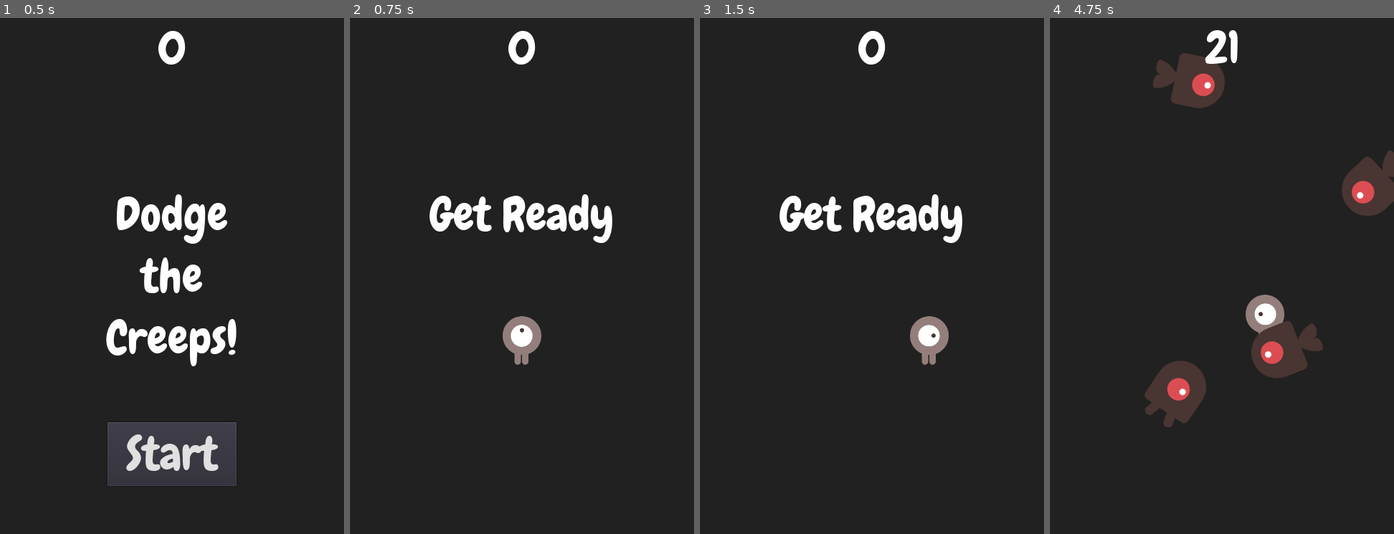
Above: before the commit, frames 1-4 (left to right).
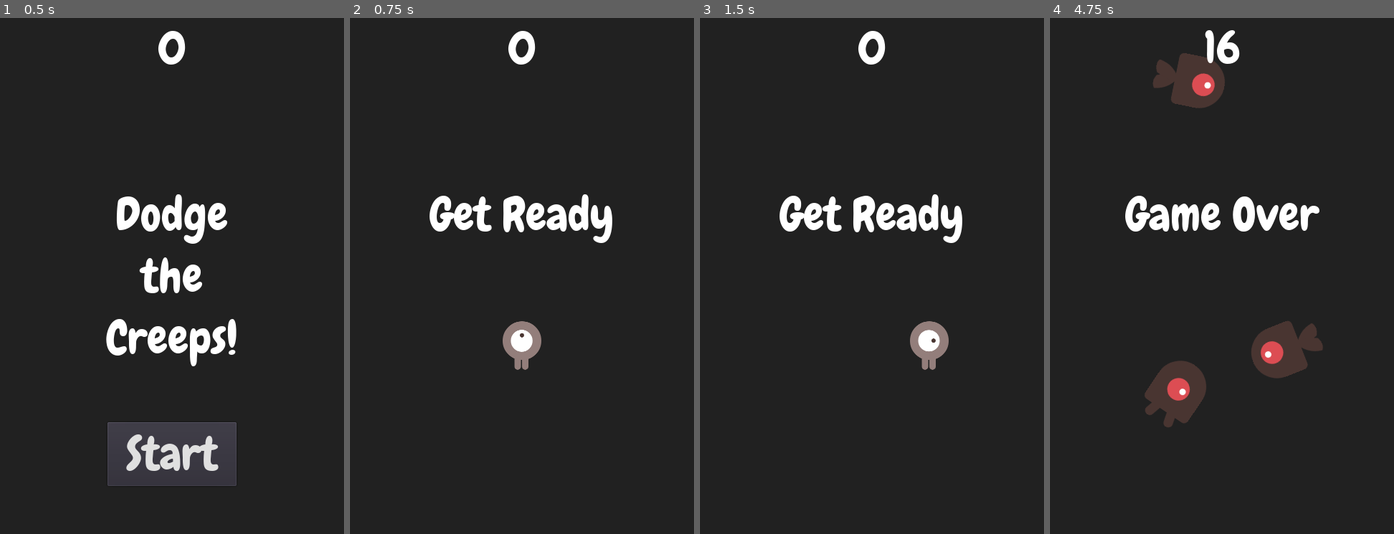
Above: after the commit, the same moments.

Repository: junkajii/dodge-the-creeps
Game: Godot game, scene res://Main.tscn
The game is run twice, just before and just after one commit, with the same random seed, the same clock (stepped at 60 frames per second) and the same inputs.
Inputs:
- Up to frame 1 (0.5 s): no input
- Up to frame 2 (0.75 s): click "Start" at 0.5 s
- Up to frame 3 (1.5 s): tap Enter at 1.25 s; hold Right (ui_right) from 1.28 s (still down)
- Up to frame 4 (4.75 s): release Right (ui_right) at 2.03 s; hold Down (ui_down) 2.03-2.78 s; hold Right (ui_right) 2.78-3.53 s; hold Up (ui_up) 3.53-4.28 s; hold Left (ui_left) from 4.28 s (still down)

Frame 1 is identical in both runs. In frame 2, 0.4% of the frame differs, in the area x 44-56%, y 57-69%; in frame 3, 0.4%; in frame 4, 4.3%, in the area x 21-100%, y 2-62%.

Commit message:
:recycle: refactor player

Diff:
--- a/Player.gd
+++ b/Player.gd
@@ -41,18 +41,13 @@
 		$AnimatedSprite.flip_v = direction.y > 0
 
 
-func start(pos):
-	position = pos
+func start(new_position):
+	position = new_position
 	show()
-#	$CollisionShape2D.disabled = false
-	var shape =  CapsuleShape2D.new()
-	shape.radius = 27
-	shape.height = 12
-	$CollisionShape2D.shape = shape
+	$CollisionShape2D.disabled = false
 
 
-func _on_Player_body_entered(body):
-#	$CollisionShape2D.set_deferred("disable", true)
-	$CollisionShape2D.shape = null
+func _on_Player_body_entered(_body):
 	hide()
+	$CollisionShape2D.set_deferred("disabled", true)
 	emit_signal("hit")
--- a/Player.tscn
+++ b/Player.tscn
@@ -19,17 +19,19 @@
 "speed": 5.0
 } ]
 
-[sub_resource type="CapsuleShape2D" id=2]
+[sub_resource type="CircleShape2D" id=2]
 radius = 27.0
-height = 12.0
 
 [node name="Player" type="Area2D"]
+collision_mask = 2
+monitorable = false
 script = ExtResource( 1 )
 __meta__ = {
 "_edit_group_": true
 }
 
 [node name="AnimatedSprite" type="AnimatedSprite" parent="."]
+position = Vector2( 0, 7 )
 scale = Vector2( 0.5, 0.5 )
 frames = SubResource( 1 )
 animation = "up"
